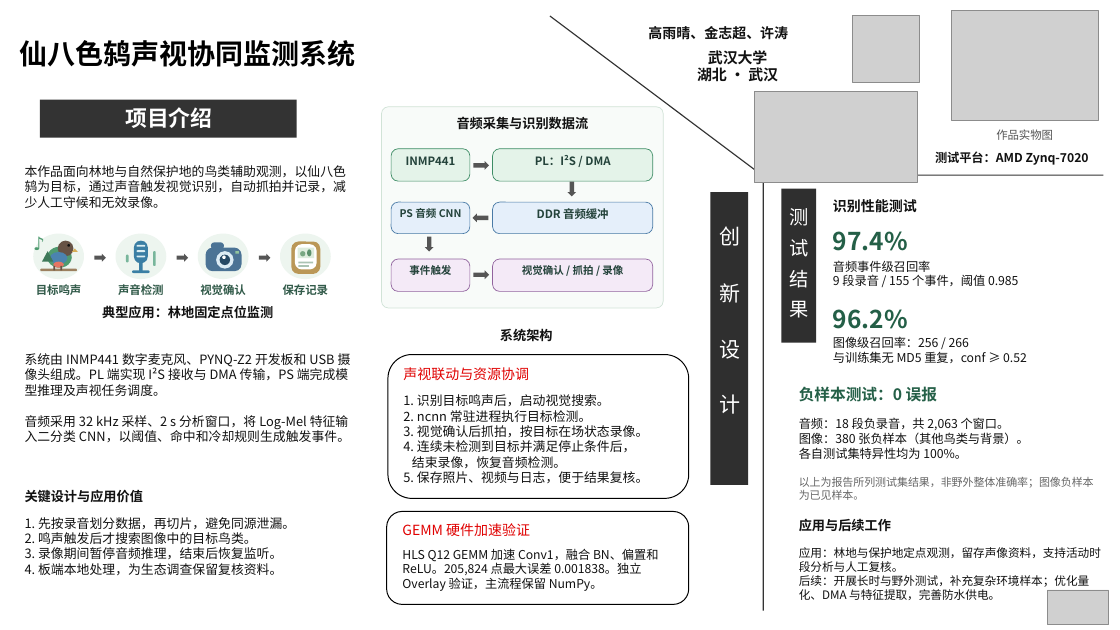
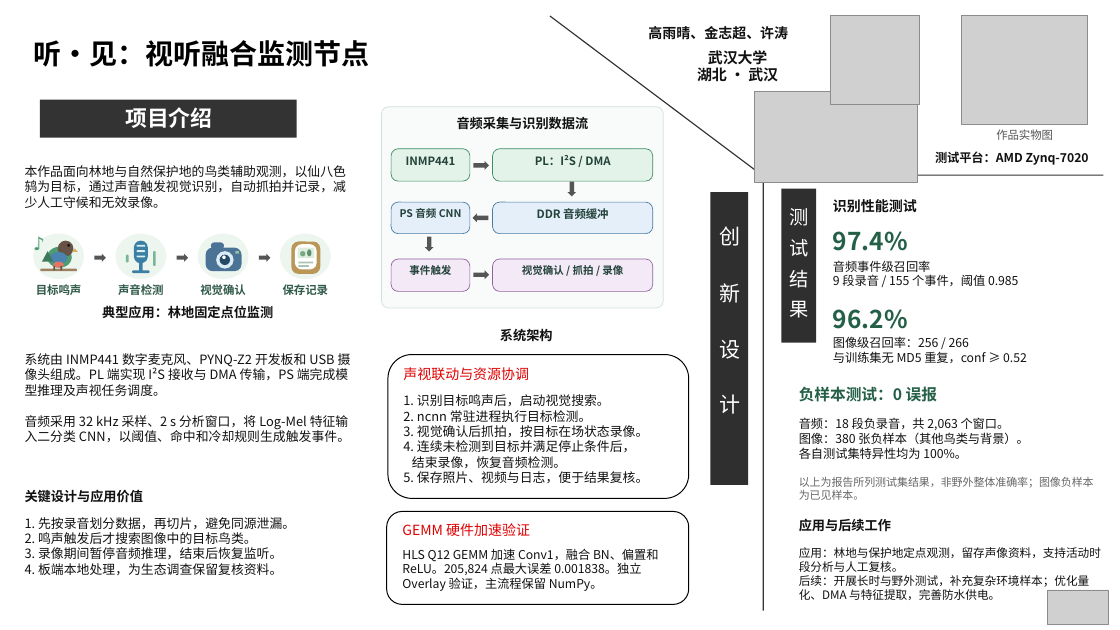
Before and after one commit to chaor346/pitta-bird-monitor, a slide deck: slide 1 of report/post.pptx. Drawn at 1120x630 pixels with LibreOffice and Linux fonts; fonts in the diff are those of the drawing; grey boxes stand for pictures. Boxes give left, top, right and bottom in pixels: in the first picture for what was removed or moved away, otherwise in the second. Text is boxed around its words. In the diff, an @@ line names an element or a change of style, - is before the commit and + after.

```diff
--- a/report/post.pptx
+++ b/report/post.pptx
@@ picture resized from (x1=853, y1=16, x2=920, y2=82) to (x1=830, y1=16, x2=920, y2=104) @@
@@ picture at (x1=962, y1=16, x2=1088, y2=124): rotation 0 to 90 degrees @@
@@ text at (x1=33, y1=40, x2=369, y2=67): text changed @@
-仙八色鸫声视协同监测系统
+听·见：视听融合监测节点
```
Also in this commit, not shown: 1 other slide changed.
